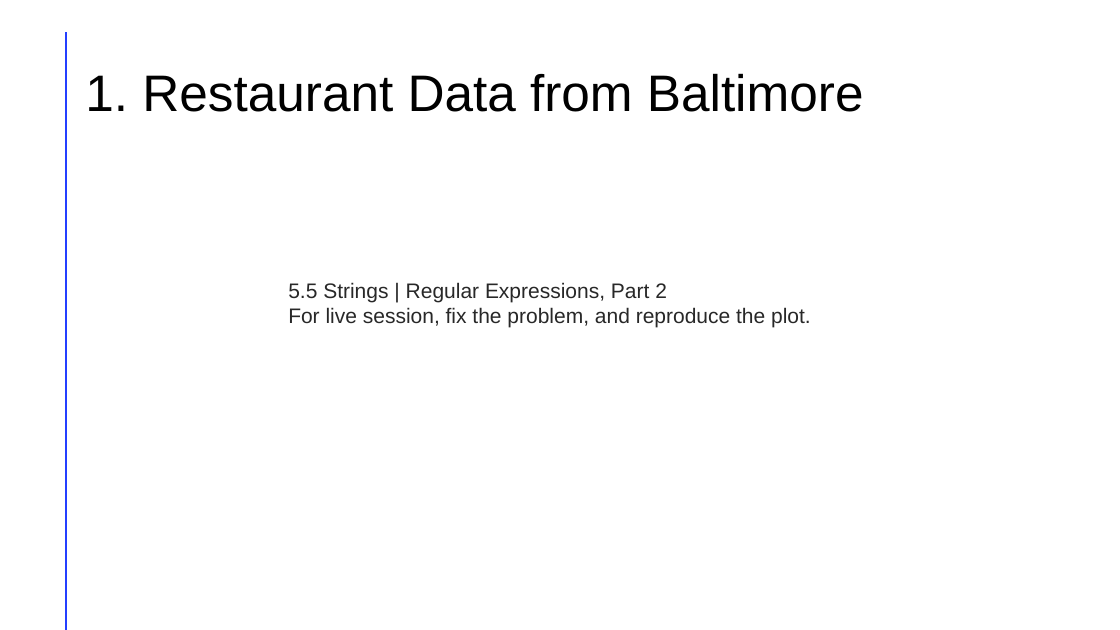
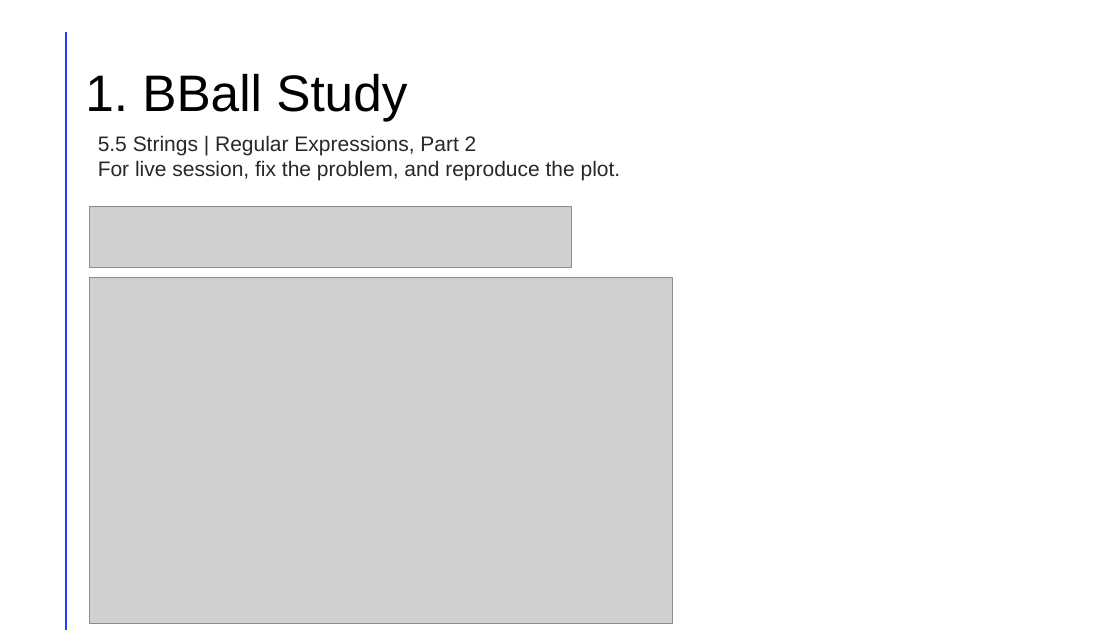
Before and after one commit to cdholmes11/Doing_Data_Science, a slide deck: slide 2 of Unit-5/Dane_Holmes_Live_Session_5.pptx. Drawn at 1120x630 pixels with LibreOffice and Linux fonts; fonts in the diff are those of the drawing; grey boxes stand for pictures. Boxes give left, top, right and bottom in pixels: in the first picture for what was removed or moved away, otherwise in the second. Text is boxed around its words. In the diff, an @@ line names an element or a change of style, - is before the commit and + after.

Commit message:
Session 6

```diff
--- a/Unit-5/Dane_Holmes_Live_Session_5.pptx
+++ b/Unit-5/Dane_Holmes_Live_Session_5.pptx
@@ title at [85, 73, 407, 121]: text changed @@
-1. Restaurant Data from Baltimore
+1. BBall Study
@@ text "5.5 Strings | Regular Expressions, ...": place and size @@
-text "5.5 Strings | Regular Expressions, ..." at [288, 282, 811, 328]
+text "5.5 Strings | Regular Expressions, ..." at [98, 135, 621, 181]
@@ picture added at [90, 207, 572, 267] @@
@@ picture added at [90, 277, 673, 624] @@
```
Also in this commit, not shown: 10 slides added, 2 slides removed, 9 other files.
